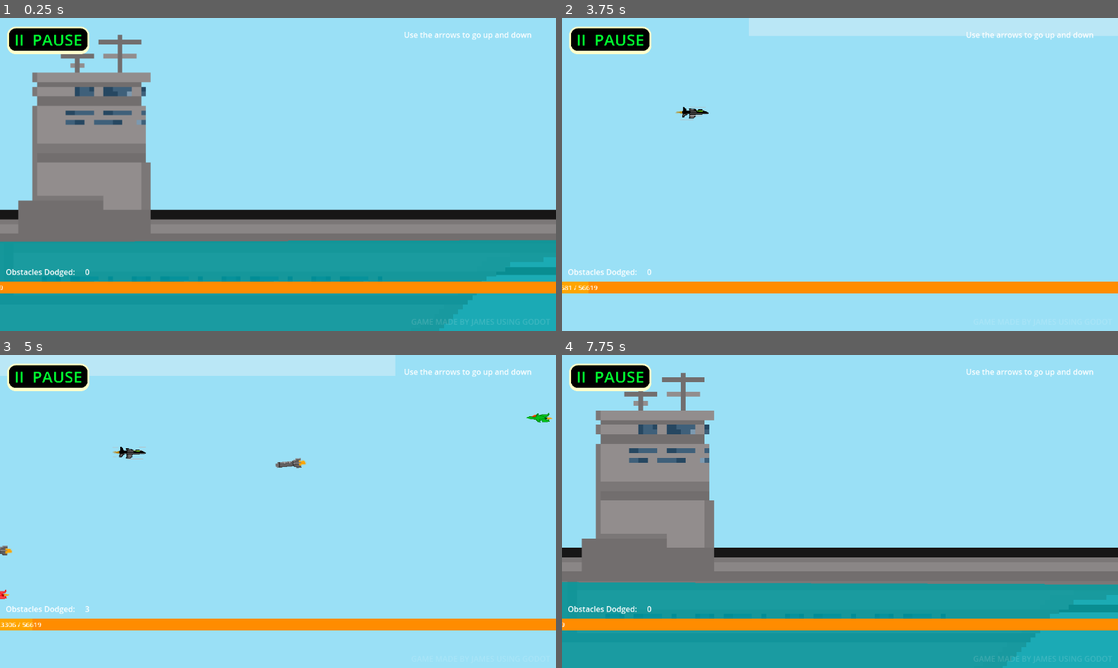
Above: before the commit, frames 1-4 (two rows, left to right).
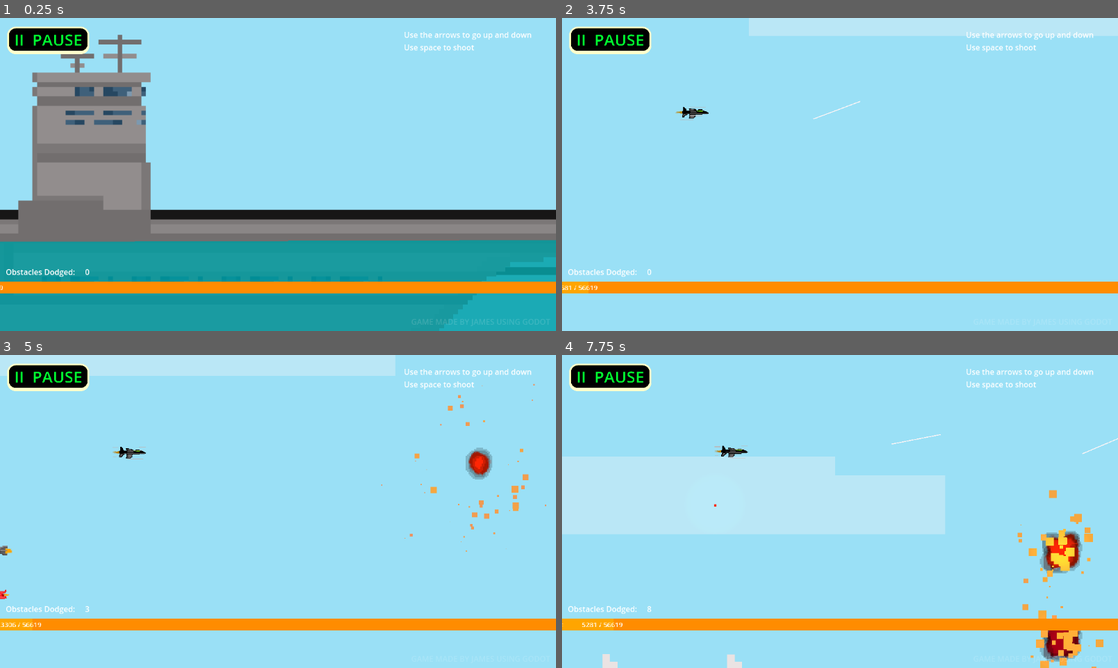
Above: after the commit, the same moments.

Repository: star6fish/DigitalTechInternalInternal
Game: Godot game, scene res://scenes/TestingScene.tscn
The game is run twice, just before and just after one commit, with the same random seed, the same clock (stepped at 60 frames per second) and the same inputs. The project has no main scene, so this scene is started directly.
Inputs:
- Up to frame 1 (0.25 s): no input
- Up to frame 2 (3.75 s): hold Right (ui_right) 0.53-1.28 s; hold Space (shoot, bound only after the commit) 0.53-1.28 s; hold Down (ui_down) 1.28-2.03 s; tap Space (shoot, bound only after the commit) at 1.35, 2.85 s; hold Right (ui_right) 2.03-2.78 s; hold Space (shoot, bound only after the commit) 2.03-2.78 s; tap Enter at 2.75 s; hold Up (ui_up) 2.78-3.53 s; hold Left (ui_left) from 3.53 s (still down); hold Space (shoot, bound only after the commit) from 3.53 s (still down)
- Up to frame 3 (5 s): keep holding Left (ui_left); release Space (shoot, bound only after the commit) at 4.28 s; tap Space (shoot, bound only after the commit) at 4.35 s
- Up to frame 4 (7.75 s): release Left (ui_left) at 5.03 s; hold Down (ui_down) 5.03-5.78 s; hold Space (shoot, bound only after the commit) 5.03-5.78 s; hold Right (ui_right) 5.78-6.53 s; tap Space (shoot, bound only after the commit) at 5.85, 7.35 s; hold Up (ui_up) 6.53-7.28 s; hold Space (shoot, bound only after the commit) 6.53-7.28 s; hold Right (ui_right) from 7.28 s (still down)

The runs differ from the first frame. In frame 1, 0.1% of the frame differs, in the area x 72-86%, y 8-11%; in frame 2, 0.1%; in frame 3, 1.0%; in frame 4, 56%, in the area x 0-100%, y 5-100%.

Commit message:
14/10/2024

Diff:
--- /dev/null
+++ b/assets/Bullet.tscn
@@ -0,0 +1,21 @@
+[gd_scene load_steps=3 format=3 uid="uid://du10gum3q5vem"]
+
+[ext_resource type="Script" path="res://scripts/Bullet.gd" id="1_2g4tb"]
+
+[sub_resource type="RectangleShape2D" id="RectangleShape2D_ta37u"]
+size = Vector2(833.082, 13)
+
+[node name="Area2D" type="Area2D"]
+scale = Vector2(0.124545, 0.124545)
+script = ExtResource("1_2g4tb")
+metadata/Bullet = true
+
+[node name="CollisionShape2D" type="CollisionShape2D" parent="."]
+scale = Vector2(1.66953, 221.964)
+shape = SubResource("RectangleShape2D_ta37u")
+
+[node name="ColorRect" type="ColorRect" parent="."]
+offset_left = -417.518
+offset_top = -8.0292
+offset_right = 416.482
+offset_bottom = 5.9708
--- a/assets/Player.tscn
+++ b/assets/Player.tscn
@@ -1,7 +1,8 @@
-[gd_scene load_steps=14 format=3 uid="uid://c1wlff68hwr0h"]
+[gd_scene load_steps=15 format=3 uid="uid://c1wlff68hwr0h"]
 
 [ext_resource type="Script" path="res://scripts/Player.gd" id="1_5acs1"]
 [ext_resource type="PackedScene" uid="uid://bnupu42r46n7x" path="res://assets/explosion.tscn" id="2_ovkc5"]
+[ext_resource type="PackedScene" uid="uid://du10gum3q5vem" path="res://assets/Bullet.tscn" id="3_007f3"]
 [ext_resource type="Texture2D" uid="uid://0x11p7kon8qa" path="res://assets/JetPlaneAnimation2/Untitled-1 (2)0000.png" id="3_ituiq"]
 [ext_resource type="Texture2D" uid="uid://e7p5hmyemuio" path="res://assets/JetPlaneAnimation2Speeding/Untitled-1 (2)0000.png" id="3_jdqmu"]
 [ext_resource type="Texture2D" uid="uid://jqyfjho4oa1f" path="res://assets/JetPlaneAnimation2/Untitled-1 (2)0001.png" id="4_m4fl1"]
@@ -58,6 +59,7 @@
 scale = Vector2(1.07735, 1.07735)
 script = ExtResource("1_5acs1")
 ExplosionScene = ExtResource("2_ovkc5")
+BulletScene = ExtResource("3_007f3")
 
 [node name="Area2D" type="Area2D" parent="."]
 
--- a/project.godot
+++ b/project.godot
@@ -40,6 +40,11 @@
 , Object(InputEventKey,"resource_local_to_scene":false,"resource_name":"","device":-1,"window_id":0,"alt_pressed":false,"shift_pressed":false,"ctrl_pressed":false,"meta_pressed":false,"pressed":false,"keycode":0,"physical_keycode":83,"key_label":0,"unicode":115,"echo":false,"script":null)
 ]
 }
+shoot={
+"deadzone": 0.5,
+"events": [Object(InputEventKey,"resource_local_to_scene":false,"resource_name":"","device":-1,"window_id":0,"alt_pressed":false,"shift_pressed":false,"ctrl_pressed":false,"meta_pressed":false,"pressed":false,"keycode":0,"physical_keycode":32,"key_label":0,"unicode":32,"echo":false,"script":null)
+]
+}
 
 [rendering]
 
--- a/scenes/TestingScene.tscn
+++ b/scenes/TestingScene.tscn
@@ -112,7 +112,8 @@
 offset_top = 23.0
 offset_right = 1102.0
 offset_bottom = 46.0
-text = "Use the arrows to go up and down"
+text = "Use the arrows to go up and down
+Use space to shoot"
 
 [node name="ColorRect2" type="ColorRect" parent="CanvasLayer"]
 offset_top = 546.0
--- /dev/null
+++ b/scripts/Bullet.gd
@@ -0,0 +1,22 @@
+extends Area2D
+
+@onready var global = get_node("/root/Global")
+
+var ObjectsHit = 0
+
+func _hitobject(object):
+	if object.get_parent().has_meta("obstacle"):
+		ObjectsHit += 1
+		if ObjectsHit >= 5:
+			queue_free()
+
+# Called when the node enters the scene tree for the first time.
+func _ready():
+	await get_tree().create_timer(1).timeout
+	queue_free()
+
+
+# Called every frame. 'delta' is the elapsed time since the previous frame.
+func _process(delta):
+	position.x += 2000 * delta
+	position.y += delta * (rotation * 500)
--- a/scripts/Cactus.gd
+++ b/scripts/Cactus.gd
@@ -8,7 +8,7 @@
 var Explosion = false
 
 func _hitobject(object):
-	if object.get_parent().name == "CharacterBody2D" and object.name != "ObstacleDetector":
+	if object.get_parent().name == "CharacterBody2D" and object.name != "ObstacleDetector" or object.has_meta("Bullet"):
 
 		Crashing = true
 
@@ -22,6 +22,8 @@
 
 		get_parent().add_child(Explosion)
 
+		queue_free()
+
 	elif object.name == "ObstaclePassDetector":
 		queue_free()
 
--- a/scripts/Player.gd
+++ b/scripts/Player.gd
@@ -2,6 +2,7 @@
 
 @export var SPEED = 300.0
 @export var ExplosionScene: PackedScene
+@export var BulletScene: PackedScene
 
 @onready var global = get_node("/root/Global")
 
@@ -10,6 +11,8 @@
 
 var Explosion = false
 var ShakeStrength = 0.0
+
+var ShootingCooldown = false
 
 # Get the gravity from the project settings to be synced with RigidBody nodes.
 var gravity = ProjectSettings.get_setting("physics/2d/default_gravity")
@@ -48,6 +51,20 @@
 func _hitobject_OD(object):
 	if object.get_parent().name != "Node2D" and object.get_parent().has_meta("obstacle"):
 		global.obstaclesDodged += 1
+
+func _shoot():
+
+	ShootingCooldown = true
+
+	var Bullet = BulletScene.instantiate()
+	get_parent().add_child(Bullet)
+
+	Bullet.position = position
+	Bullet.rotation = rotation / 2
+
+	await get_tree().create_timer(0.25).timeout
+
+	ShootingCooldown = false
 
 func _physics_process(delta):
 
@@ -100,6 +117,11 @@
 
 			velocity.y = 1 * (rotation * SPEED)
 
+			var shooting = Input.is_action_pressed("shoot")
+
+			if shooting and ShootingCooldown == false:
+				_shoot()
+
 	move_and_slide()
 
 	position.y = clamp(position.y, -910, 200)
--- a/scripts/explosion.gd
+++ b/scripts/explosion.gd
@@ -11,6 +11,10 @@
 
 	get_tree().current_scene.add_child(_particles)
 
+	await get_tree().create_timer(2).timeout
+
+	queue_free()
+
 # Called every frame. 'delta' is the elapsed time since the previous frame.
 func _process(delta):
 	$AnimatedSprite2D.play()
--- a/scripts/global.gd
+++ b/scripts/global.gd
@@ -4,3 +4,4 @@
 var Difficulty = "Normal"
 var obstaclesDodged = 0
 var MapType = "Ocean"
+var ShootingObstaclesCrashing = {}
--- a/scripts/jetplane_obstacle1.gd
+++ b/scripts/jetplane_obstacle1.gd
@@ -8,7 +8,7 @@
 var Explosion = false
 
 func _hitobject(object):
-	if object.get_parent().name == "CharacterBody2D" and object.name != "ObstacleDetector":
+	if object.get_parent().name == "CharacterBody2D" and object.name != "ObstacleDetector" or object.has_meta("Bullet"):
 
 		Crashing = true
 
@@ -21,6 +21,8 @@
 		Explosion.get_child(1).color = ExplosionColour
 
 		get_parent().add_child(Explosion)
+
+		queue_free()
 
 	elif object.name == "ObstaclePassDetector":
 		queue_free()
--- a/scripts/missile.gd
+++ b/scripts/missile.gd
@@ -9,7 +9,7 @@
 var Explosion = false
 
 func _hitobject(object):
-	if object.get_parent().name == "CharacterBody2D" and object.name != "ObstacleDetector":
+	if object.get_parent().name == "CharacterBody2D" and object.name != "ObstacleDetector" or object.has_meta("Bullet"):
 
 		Crashing = true
 
@@ -22,6 +22,8 @@
 		Explosion.get_child(1).color = ExplosionColour
 
 		get_parent().add_child(Explosion)
+
+		queue_free()
 
 	elif object.name == "ObstaclePassDetector":
 		queue_free()
